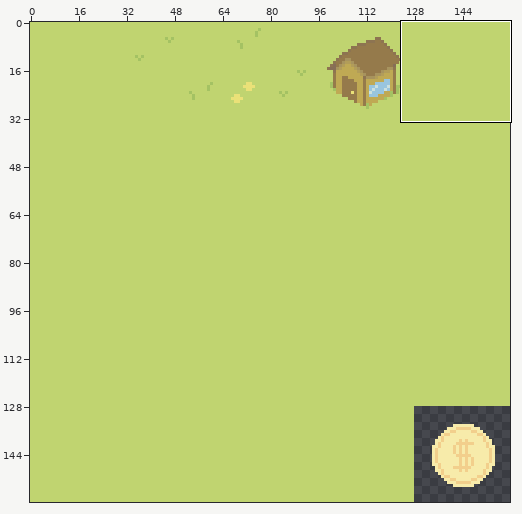
Edited in one commit: pixel-art file (Assets/Sprites/Sprite-0001.aseprite). Above, an overview of the earlier version with the close-up marked.
Close-up. Before the edit:
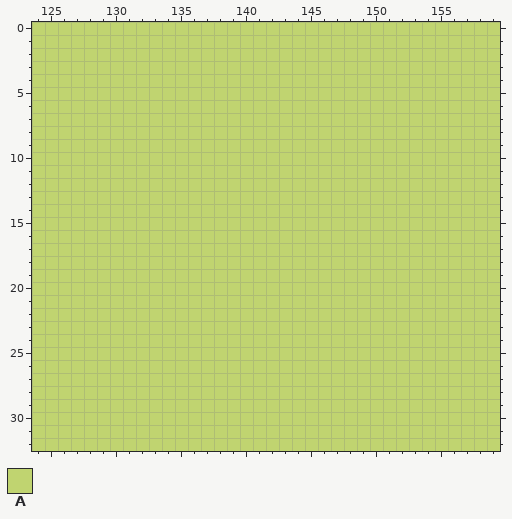
160x160 pixels, 1 frame. Shown: x 124..159, y 0..32.
Palette (. is transparent): A #c0d470
Pixels before, first column x 124:
 0 AAAAAAAAAAAAAAAAAAAAAAAAAAAAAAAAAAAA
 1 AAAAAAAAAAAAAAAAAAAAAAAAAAAAAAAAAAAA
 2 AAAAAAAAAAAAAAAAAAAAAAAAAAAAAAAAAAAA
 3 AAAAAAAAAAAAAAAAAAAAAAAAAAAAAAAAAAAA
 4 AAAAAAAAAAAAAAAAAAAAAAAAAAAAAAAAAAAA
 5 AAAAAAAAAAAAAAAAAAAAAAAAAAAAAAAAAAAA
 6 AAAAAAAAAAAAAAAAAAAAAAAAAAAAAAAAAAAA
 7 AAAAAAAAAAAAAAAAAAAAAAAAAAAAAAAAAAAA
 8 AAAAAAAAAAAAAAAAAAAAAAAAAAAAAAAAAAAA
 9 AAAAAAAAAAAAAAAAAAAAAAAAAAAAAAAAAAAA
10 AAAAAAAAAAAAAAAAAAAAAAAAAAAAAAAAAAAA
11 AAAAAAAAAAAAAAAAAAAAAAAAAAAAAAAAAAAA
12 AAAAAAAAAAAAAAAAAAAAAAAAAAAAAAAAAAAA
13 AAAAAAAAAAAAAAAAAAAAAAAAAAAAAAAAAAAA
14 AAAAAAAAAAAAAAAAAAAAAAAAAAAAAAAAAAAA
15 AAAAAAAAAAAAAAAAAAAAAAAAAAAAAAAAAAAA
16 AAAAAAAAAAAAAAAAAAAAAAAAAAAAAAAAAAAA
17 AAAAAAAAAAAAAAAAAAAAAAAAAAAAAAAAAAAA
18 AAAAAAAAAAAAAAAAAAAAAAAAAAAAAAAAAAAA
19 AAAAAAAAAAAAAAAAAAAAAAAAAAAAAAAAAAAA
20 AAAAAAAAAAAAAAAAAAAAAAAAAAAAAAAAAAAA
21 AAAAAAAAAAAAAAAAAAAAAAAAAAAAAAAAAAAA
22 AAAAAAAAAAAAAAAAAAAAAAAAAAAAAAAAAAAA
23 AAAAAAAAAAAAAAAAAAAAAAAAAAAAAAAAAAAA
24 AAAAAAAAAAAAAAAAAAAAAAAAAAAAAAAAAAAA
25 AAAAAAAAAAAAAAAAAAAAAAAAAAAAAAAAAAAA
26 AAAAAAAAAAAAAAAAAAAAAAAAAAAAAAAAAAAA
27 AAAAAAAAAAAAAAAAAAAAAAAAAAAAAAAAAAAA
28 AAAAAAAAAAAAAAAAAAAAAAAAAAAAAAAAAAAA
29 AAAAAAAAAAAAAAAAAAAAAAAAAAAAAAAAAAAA
30 AAAAAAAAAAAAAAAAAAAAAAAAAAAAAAAAAAAA
31 AAAAAAAAAAAAAAAAAAAAAAAAAAAAAAAAAAAA
32 AAAAAAAAAAAAAAAAAAAAAAAAAAAAAAAAAAAA
The result:
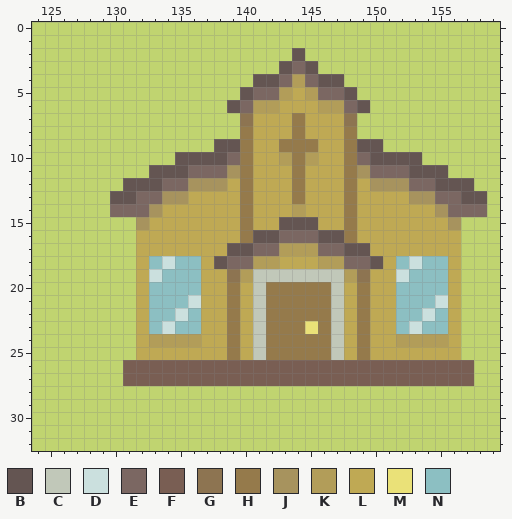
Colours new in this view: B #645552  C #c1c8b9  D #cbe0de  E #7b6762  F #795e53  G #8d7451  H #957a4b  J #a7935e  K #b29d59  L #bfa954  M #eae178  N #8cbfc2
The edit:
Changed rows in their new state; - is an unchanged pixel.
first column x 130:
 2 --------------B--------------
 3 -------------BEB-------------
 4 -----------BBEKEBB-----------
 5 ----------BEEKLKEEB----------
 6 ---------BEKKLLLKKEB---------
 7 ----------GLLLHLLLG----------
 8 ----------HLLLHLLLH----------
 9 --------BBHLLHHHLLHBB--------
10 -----BBBBEHLLKHKLLHEBBBB-----
11 ---BBBEEEJHLLLHLLLHJEEEBBB---
12 -BBBEEJJJLHLLLHLLLHLJJJEEBBB-
13 BBEEJJLLLLHLLLHLLLHLLLLJJEEBB
14 EEEJLLLLLLHLLLKLLLHLLLLLLJEEE
15 --JLLLLLLLHLLBBBLLHLLLLLLLJ--
16 --LLLLLLLLHBBEEEBBHLLLLLLLL--
17 --LLLLLLLBBEEKKKEEBBLLLLLLL--
18 --LNDNNLBEEKKLLLKKEEBLNDNNL--
19 --LDNNNLLGKCCCCCCCKGLLDNNNL--
20 --LNNNNLLHLCHHHHHCLHLLNNNNL--
21 --LNNNDLLHLCHHHHHCLHLLNNNDL--
22 --LNNDNLLHLCHHHHHCLHLLNNDNL--
23 --LNDNNLLHLCHHHMHCLHLLNDNNL--
24 --LKKKKLLHLCHHHHHCLHLLKKKKL--
25 --LLLLLLLHLCHHHHHCLHLLLLLLL--
26 -FFFFFFFFFFFFFFFFFFFFFFFFFFF-
27 -FFFFFFFFFFFFFFFFFFFFFFFFFFF-
Boxes around the changes in both close-ups, in picture pixels (x1, y1, x2, y2):
changed: (110, 48, 487, 386)
